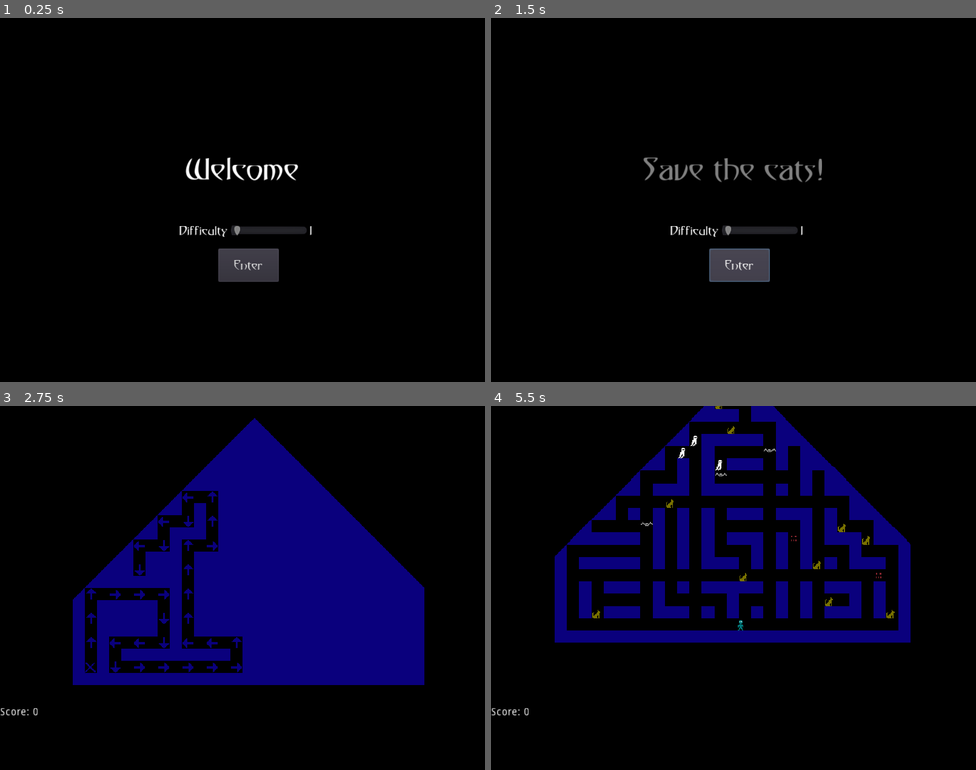
Above: before the commit, frames 1-4 (two rows, left to right).
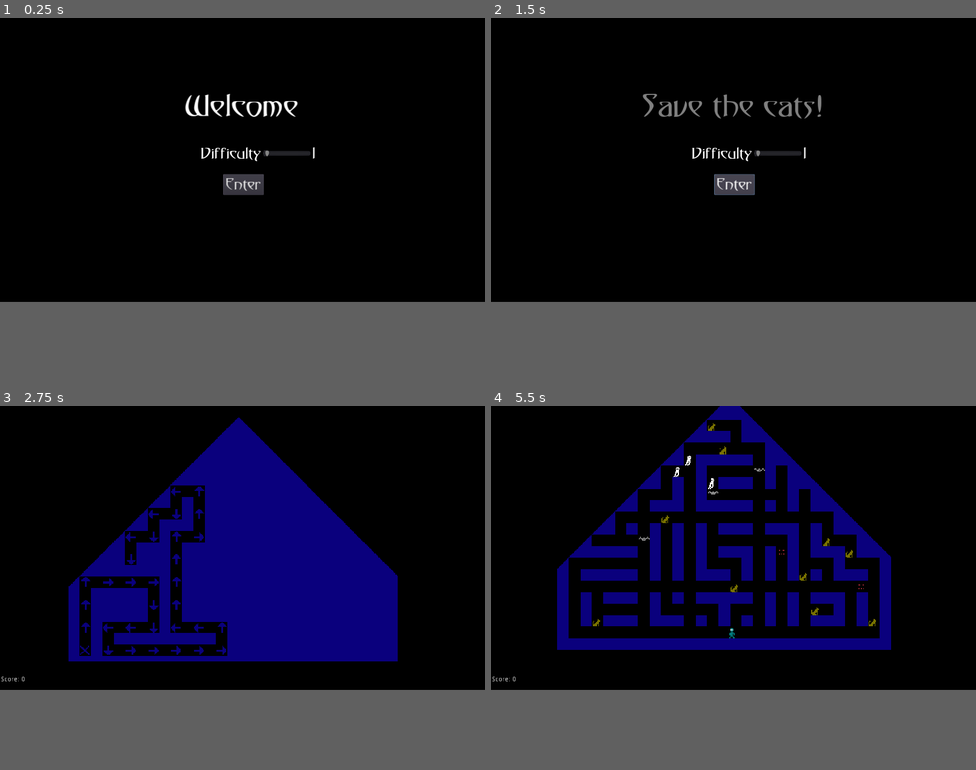
Above: after the commit, the same moments.

Repository: AkhRani/HauntedMansion
Game: Godot game, scene res://TitleScreen.tscn
Two runs of this game, one before a commit and one after it. Both use one fixed random seed, a clock stepped at 60 frames per second and the inputs below.
Inputs:
- Up to frame 1 (0.25 s): no input
- Up to frame 2 (1.5 s): click "Enter" at 0.5 s; click "Enter" at 1.25 s
- Up to frame 3 (2.75 s): hold Right (ui_right) from 2.03 s (still down)
- Up to frame 4 (5.5 s): release Right (ui_right) at 2.78 s; hold Down (ui_down) 2.78-3.53 s; hold Right (ui_right) 3.53-4.28 s; hold Up (ui_up) 4.28-5.03 s; hold Left (ui_left) from 5.03 s (still down)
In our replay, the window is 800x600 before the commit and 800x468 after it. These sizes can differ from the game's own. Grey fills any space a smaller window leaves; there, only what the larger window draws over its background counts as a difference.

The runs differ from the first frame. In frame 1, 3.4% of the frame differs, in the area x 37-65%, y 20-73%; in frame 2, 3.6%; in frame 3, 14%; in frame 4, 24%, in the area x 0-87%, y 0-85%.

Commit message:
Increase scene resolution and rework credits
Increase resolution to fix font ugliness.
Update GUI layout for new resolution.
Read credits from text file

Diff:
--- a/DeathScreen.tscn
+++ b/DeathScreen.tscn
@@ -6,91 +6,102 @@
 
 [node name="DeathScreen" type="Node2D"]
 script = ExtResource( 1 )
-__meta__ = {
-"_edit_horizontal_guides_": [ 480.0 ],
-"_edit_vertical_guides_": [ 640.0 ]
-}
 
 [node name="Title" type="Label" parent="."]
-margin_top = 176.0
-margin_right = 640.0
-margin_bottom = 224.0
+margin_top = 142.0
+margin_right = 1024.0
+margin_bottom = 231.0
 custom_fonts/font = ExtResource( 2 )
 custom_colors/font_color = Color( 0.560784, 0.215686, 0.215686, 1 )
 text = "You were devoured	"
 align = 1
+__meta__ = {
+"_edit_use_anchors_": false
+}
 
 [node name="Button" type="Button" parent="."]
-margin_left = 288.0
-margin_top = 304.0
-margin_right = 368.0
-margin_bottom = 348.0
+margin_left = 435.244
+margin_top = 363.464
+margin_right = 585.244
+margin_bottom = 407.464
 custom_fonts/font = ExtResource( 3 )
 text = "Try Again"
+__meta__ = {
+"_edit_use_anchors_": false
+}
 
 [node name="VBoxContainer" type="VBoxContainer" parent="."]
-margin_left = 243.086
-margin_top = 244.882
-margin_right = 416.086
-margin_bottom = 284.882
+margin_left = 351.628
+margin_top = 231.0
+margin_right = 671.628
+margin_bottom = 323.0
+custom_constants/separation = 8
+alignment = 1
 __meta__ = {
 "_edit_use_anchors_": false
 }
 
 [node name="HBoxContainer" type="HBoxContainer" parent="VBoxContainer"]
-margin_right = 173.0
-margin_bottom = 14.0
+margin_top = 14.0
+margin_right = 320.0
+margin_bottom = 42.0
+custom_constants/separation = 8
 __meta__ = {
 "_edit_use_anchors_": false
 }
 
 [node name="ScoreLabel" type="Label" parent="VBoxContainer/HBoxContainer"]
-margin_right = 76.0
-margin_bottom = 14.0
+margin_right = 152.0
+margin_bottom = 28.0
 custom_fonts/font = ExtResource( 3 )
 text = "Final Score"
 valign = 1
 
 [node name="Score" type="Label" parent="VBoxContainer/HBoxContainer"]
-margin_left = 80.0
-margin_right = 113.0
-margin_bottom = 14.0
+margin_left = 160.0
+margin_right = 320.0
+margin_bottom = 28.0
+rect_min_size = Vector2( 160, 0 )
+size_flags_horizontal = 3
 custom_fonts/font = ExtResource( 3 )
 text = "000"
+align = 2
 valign = 1
 
 [node name="HBoxContainer2" type="HBoxContainer" parent="VBoxContainer"]
-margin_top = 18.0
-margin_right = 173.0
-margin_bottom = 34.0
+margin_top = 50.0
+margin_right = 320.0
+margin_bottom = 78.0
+custom_constants/separation = 8
 __meta__ = {
 "_edit_use_anchors_": false
 }
 
 [node name="DifficultyLabel" type="Label" parent="VBoxContainer/HBoxContainer2"]
-margin_top = 1.0
-margin_right = 62.0
-margin_bottom = 15.0
+margin_right = 125.0
+margin_bottom = 28.0
 custom_fonts/font = ExtResource( 3 )
 text = "Difficulty"
 valign = 1
 
 [node name="HSlider" type="HSlider" parent="VBoxContainer/HBoxContainer2"]
-margin_left = 66.0
-margin_right = 166.0
-margin_bottom = 16.0
+margin_left = 133.0
+margin_right = 233.0
+margin_bottom = 28.0
 rect_min_size = Vector2( 100, 0 )
+size_flags_vertical = 1
 min_value = 1.0
 max_value = 6.0
 value = 1.0
 ticks_on_borders = true
 
 [node name="Difficulty" type="Label" parent="VBoxContainer/HBoxContainer2"]
-margin_left = 170.0
-margin_top = 1.0
-margin_right = 173.0
-margin_bottom = 15.0
+margin_left = 241.0
+margin_right = 320.0
+margin_bottom = 28.0
+size_flags_horizontal = 3
 custom_fonts/font = ExtResource( 3 )
-text = "1"
+text = "6"
+align = 2
 [connection signal="pressed" from="Button" to="." method="_on_Button_pressed"]
 [connection signal="value_changed" from="VBoxContainer/HBoxContainer2/HSlider" to="." method="_on_HSlider_value_changed"]
--- a/Graphics/gismondaFont_16.tres
+++ b/Graphics/gismondaFont_16.tres
@@ -3,6 +3,8 @@
 [ext_resource path="res://Graphics/GismondaPlain001001-8eYJ_.ttf" type="DynamicFontData" id=1]
 
 [resource]
+size = 32
+use_mipmaps = true
 use_filter = true
-extra_spacing_top = 10
+extra_spacing_top = 20
 font_data = ExtResource( 1 )
--- a/Graphics/gismondaFont_40.tres
+++ b/Graphics/gismondaFont_40.tres
@@ -3,7 +3,7 @@
 [ext_resource path="res://Graphics/GismondaPlain001001-8eYJ_.ttf" type="DynamicFontData" id=1]
 
 [resource]
-size = 40
+size = 64
 use_filter = true
-extra_spacing_top = 30
+extra_spacing_top = 40
 font_data = ExtResource( 1 )
--- a/Mansion.tscn
+++ b/Mansion.tscn
@@ -9,21 +9,21 @@
 
 [node name="Mansion" type="Node2D"]
 script = ExtResource( 1 )
+
+[node name="ViewportContainer" type="ViewportContainer" parent="."]
+margin_right = 1024.0
+margin_bottom = 539.0
 __meta__ = {
-"_edit_horizontal_guides_": [ 480.0 ],
-"_edit_vertical_guides_": [ 640.0 ]
+"_edit_use_anchors_": false
 }
 
-[node name="ViewportContainer" type="ViewportContainer" parent="."]
-margin_right = 656.0
-margin_bottom = 480.0
-
 [node name="MansionView" type="Viewport" parent="ViewportContainer"]
-size = Vector2( 640, 480 )
+size = Vector2( 1024, 540 )
 handle_input_locally = false
 render_target_update_mode = 3
 
 [node name="MansionMap" type="TileMap" parent="ViewportContainer/MansionView"]
+scale = Vector2( 1.5, 1.5 )
 tile_set = ExtResource( 2 )
 cell_size = Vector2( 16, 16 )
 format = 1
@@ -43,12 +43,16 @@
 
 [node name="MarginContainer" type="MarginContainer" parent="."]
 anchor_bottom = 1.0
-margin_top = 384.0
-margin_right = 640.0
-margin_bottom = 424.0
+margin_left = 2.18921
+margin_top = 558.246
+margin_right = 642.189
+margin_bottom = 598.246
+__meta__ = {
+"_edit_use_anchors_": false
+}
 
 [node name="HBoxContainer" type="HBoxContainer" parent="MarginContainer"]
-margin_right = 640.0
+margin_right = 639.0
 margin_bottom = 40.0
 
 [node name="Label" type="Label" parent="MarginContainer/HBoxContainer"]
--- a/Player.gd
+++ b/Player.gd
@@ -6,7 +6,7 @@
 const MAX_SCALE = .5
 const MIN_SCALE = .25
 const DELTA_SCALE = .001
-const SCREEN_CENTER = Vector2(640,480)/2
+const SCREEN_CENTER = Vector2(1024,600)/2
 const ZOOM_DELAY = .3
 
 # Settings
@@ -28,6 +28,7 @@
 # Called when the node enters the scene tree for the first time.
 func _ready():
     target = position
+    camera.smoothing_enabled = false
     camera.position = to_local(SCREEN_CENTER)
 
 # Called every frame. 'delta' is the elapsed time since the previous frame.
--- a/TitleScreen.tscn
+++ b/TitleScreen.tscn
@@ -39,60 +39,67 @@
 [node name="TitleScreen" type="Node2D"]
 script = ExtResource( 1 )
 __meta__ = {
-"_edit_horizontal_guides_": [ 480.0 ],
-"_edit_vertical_guides_": [ 640.0 ]
+"_edit_vertical_guides_": [ 511.524 ]
 }
 
 [node name="Title" type="Label" parent="."]
-margin_top = 176.0
-margin_right = 640.0
+margin_top = 156.0
+margin_right = 1023.0
 margin_bottom = 224.0
 custom_fonts/font = ExtResource( 2 )
 custom_colors/font_color = Color( 1, 1, 1, 1 )
 text = "to the Haunted Mansion"
 align = 1
+__meta__ = {
+"_edit_use_anchors_": false
+}
 
 [node name="Button" type="Button" parent="."]
-margin_left = 288.0
-margin_top = 304.0
-margin_right = 368.0
-margin_bottom = 348.0
+margin_left = 471.475
+margin_top = 329.836
+margin_right = 551.475
+margin_bottom = 373.836
 custom_fonts/font = ExtResource( 3 )
 text = "Enter"
+__meta__ = {
+"_edit_use_anchors_": false
+}
 
 [node name="AnimationPlayer" type="AnimationPlayer" parent="."]
 anims/Fade = SubResource( 1 )
 "anims/Fade Red" = SubResource( 2 )
 
 [node name="HBoxContainer" type="HBoxContainer" parent="."]
-margin_left = 237.0
+margin_left = 424.98
 margin_top = 272.0
-margin_right = 429.0
+margin_right = 616.98
 margin_bottom = 288.0
+__meta__ = {
+"_edit_use_anchors_": false
+}
 
 [node name="Label" type="Label" parent="HBoxContainer"]
-margin_top = 1.0
-margin_right = 62.0
-margin_bottom = 15.0
+margin_right = 125.0
+margin_bottom = 28.0
 custom_fonts/font = ExtResource( 3 )
 text = "Difficulty"
 valign = 1
 
 [node name="HSlider" type="HSlider" parent="HBoxContainer"]
-margin_left = 66.0
-margin_right = 166.0
-margin_bottom = 16.0
+margin_left = 129.0
+margin_right = 229.0
+margin_bottom = 28.0
 rect_min_size = Vector2( 100, 0 )
+size_flags_vertical = 1
 min_value = 1.0
 max_value = 6.0
 value = 1.0
 ticks_on_borders = true
 
 [node name="Difficulty" type="Label" parent="HBoxContainer"]
-margin_left = 170.0
-margin_top = 1.0
-margin_right = 173.0
-margin_bottom = 15.0
+margin_left = 233.0
+margin_right = 240.0
+margin_bottom = 28.0
 custom_fonts/font = ExtResource( 3 )
 text = "1"
 [connection signal="pressed" from="Button" to="." method="_on_Button_pressed"]
--- a/VictoryScreen.gd
+++ b/VictoryScreen.gd
@@ -6,6 +6,14 @@
         global.difficulty += 1
     $VBoxContainer/HBoxContainer2/Difficulty.text = "%d" % global.difficulty
     $VBoxContainer/HBoxContainer/Score.text = "%d" % global.score
+    var file_read = File.new()
+    if(file_read.open("res://credits.txt", File.READ) != 0):
+        $ScrollContainer/Credits.text =  "error opening file"
+    else:
+        $ScrollContainer/Credits.text = file_read.get_as_text()
+        file_read.close()
+    pass
+
 
 func _on_Button_pressed():
     get_tree().change_scene("res://Mansion.tscn")
--- a/VictoryScreen.tscn
+++ b/VictoryScreen.tscn
@@ -6,110 +6,94 @@
 
 [node name="VictoryScreen" type="Node2D"]
 script = ExtResource( 1 )
-__meta__ = {
-"_edit_horizontal_guides_": [ 480.0 ],
-"_edit_vertical_guides_": [ 640.0 ]
-}
 
 [node name="Victory" type="Label" parent="."]
 margin_top = 64.0
-margin_right = 640.0
+margin_right = 1024.0
 margin_bottom = 128.0
+size_flags_horizontal = 0
 custom_fonts/font = ExtResource( 2 )
 text = "All the cats are safe!"
 align = 1
+__meta__ = {
+"_edit_use_anchors_": false
+}
 
 [node name="ScrollContainer" type="ScrollContainer" parent="."]
-margin_top = 144.0
-margin_right = 640.0
-margin_bottom = 320.0
+margin_top = 160.0
+margin_right = 1024.0
+margin_bottom = 400.0
 scroll_horizontal_enabled = false
+__meta__ = {
+"_edit_use_anchors_": false
+}
 
 [node name="Credits" type="Label" parent="ScrollContainer"]
-margin_right = 591.0
-margin_bottom = 1115.0
-custom_fonts/font = ExtResource( 2 )
-text = "Credits:
-
-Music:  Sacred Battle by Tausdei
-opengameart.org/
-  content/sacred-battle
-License: CC-BY-4.0 CC-BY.3.0
-
-Sounds:  Wobbleboxx
-opengameart.org/content/
-  level-up-power-up-coin
-  -get-13-sounds
-License:  CC0
-
-Font: Gismonda from vectorian.net
-www.fontspace.com/
-   gismonda-font-f6128
-License: Shareware
-
-Original Game Design:
-Haunted Mansion
-By Calvin Overhulser
-Compute's Gazette
-February 1984
-archive.org/details/
-  1984-02-computegazette/
-  page/n63"
+margin_bottom = 28.0
+custom_fonts/font = ExtResource( 3 )
 
 [node name="Button" type="Button" parent="."]
-margin_left = 288.0
-margin_top = 384.0
-margin_right = 369.0
-margin_bottom = 428.0
+margin_left = 448.0
+margin_top = 544.0
+margin_right = 583.0
+margin_bottom = 588.0
 custom_fonts/font = ExtResource( 3 )
 text = "Continue"
+__meta__ = {
+"_edit_use_anchors_": false
+}
 
 [node name="VBoxContainer" type="VBoxContainer" parent="."]
-margin_left = 275.689
-margin_top = 336.37
-margin_right = 382.689
-margin_bottom = 376.37
+margin_left = 384.0
+margin_top = 464.0
+margin_right = 650.0
+margin_bottom = 524.0
 __meta__ = {
 "_edit_use_anchors_": false
 }
 
 [node name="HBoxContainer" type="HBoxContainer" parent="VBoxContainer"]
-margin_right = 107.0
-margin_bottom = 14.0
+margin_right = 266.0
+margin_bottom = 28.0
 
 [node name="ScoreLabel" type="Label" parent="VBoxContainer/HBoxContainer"]
-margin_right = 100.0
-margin_bottom = 14.0
+margin_right = 196.0
+margin_bottom = 28.0
 custom_fonts/font = ExtResource( 3 )
-text = "Current Score:"
+text = "Current Score"
 valign = 1
 
 [node name="Score" type="Label" parent="VBoxContainer/HBoxContainer"]
-margin_left = 104.0
-margin_right = 107.0
-margin_bottom = 14.0
+margin_left = 200.0
+margin_right = 266.0
+margin_bottom = 28.0
+rect_min_size = Vector2( 66, 0 )
+size_flags_horizontal = 3
 custom_fonts/font = ExtResource( 3 )
-text = "1"
+text = "000"
+align = 2
 
 [node name="HBoxContainer2" type="HBoxContainer" parent="VBoxContainer"]
-margin_top = 18.0
-margin_right = 107.0
-margin_bottom = 32.0
+margin_top = 32.0
+margin_right = 266.0
+margin_bottom = 60.0
 __meta__ = {
 "_edit_use_anchors_": false
 }
 
 [node name="DifficultyLabel" type="Label" parent="VBoxContainer/HBoxContainer2"]
-margin_right = 62.0
-margin_bottom = 14.0
+margin_right = 125.0
+margin_bottom = 28.0
 custom_fonts/font = ExtResource( 3 )
 text = "Difficulty"
 valign = 1
 
 [node name="Difficulty" type="Label" parent="VBoxContainer/HBoxContainer2"]
-margin_left = 66.0
-margin_right = 69.0
-margin_bottom = 14.0
+margin_left = 129.0
+margin_right = 266.0
+margin_bottom = 28.0
+size_flags_horizontal = 3
 custom_fonts/font = ExtResource( 3 )
 text = "1"
+align = 2
 [connection signal="pressed" from="Button" to="." method="_on_Button_pressed"]
--- a/project.godot
+++ b/project.godot
@@ -30,11 +30,8 @@
 
 [display]
 
-window/size/width=1280
-window/size/height=960
 window/stretch/mode="2d"
 window/stretch/aspect="keep"
-window/stretch/shrink=2.0
 
 [input]
 
Not shown, added: credits.txt
